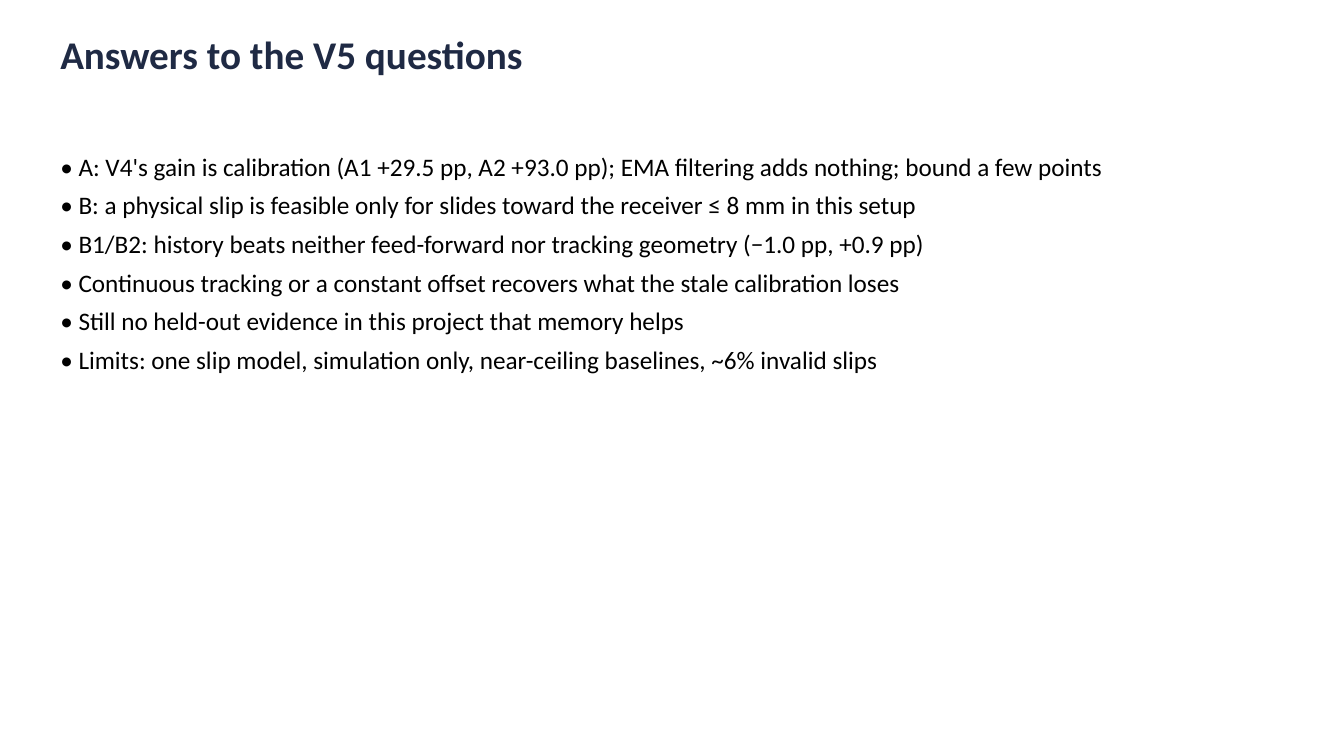
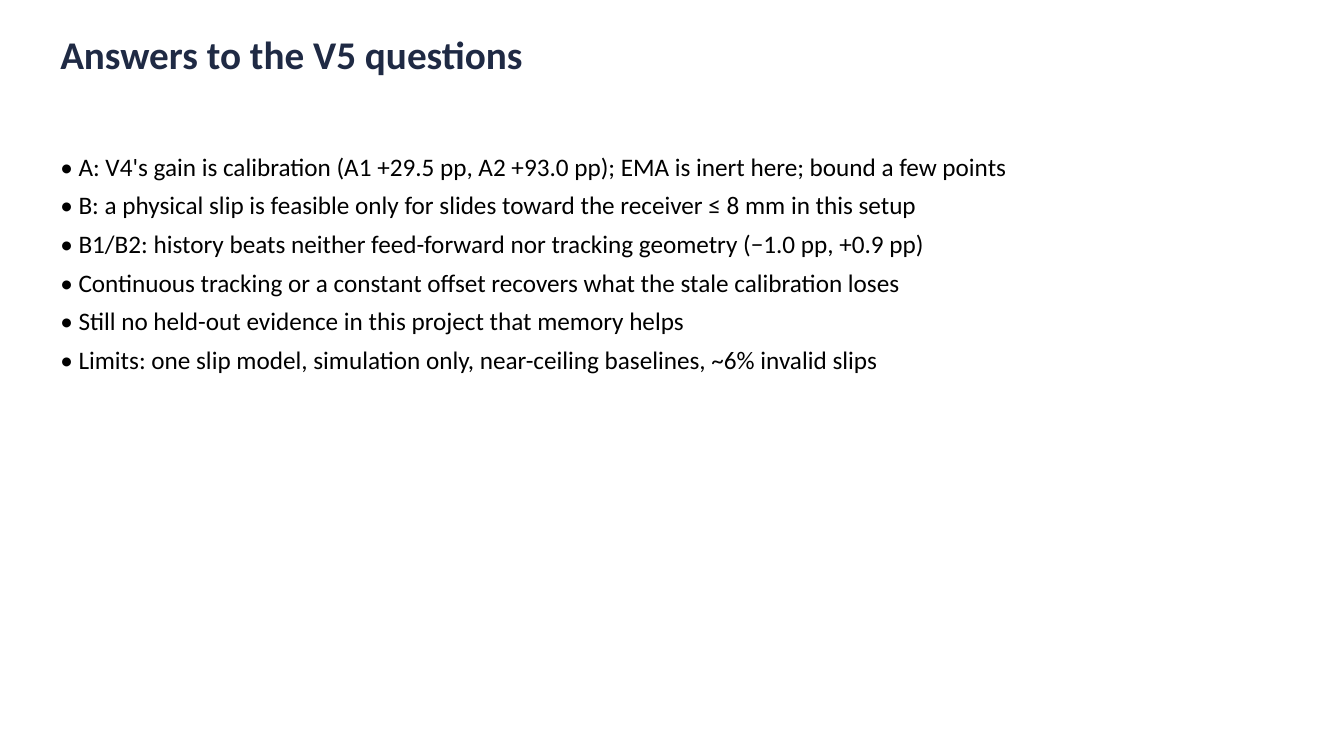
Before and after one commit to ywen0511/CSCI645-Project, a slide deck: slide 12 of report/v5/slides.pptx. Drawn at 1344x756 pixels with LibreOffice and Linux fonts; fonts in the diff are those of the drawing. Boxes give left, top, right and bottom in pixels: in the first picture for what was removed or moved away, otherwise in the second. Text is boxed around its words. In the diff, an @@ line names an element or a change of style, - is before the commit and + after.

```diff
--- a/report/v5/slides.pptx
+++ b/report/v5/slides.pptx
@@ text at box(79, 157, 1006, 181): text changed @@
-• A: V4's gain is calibration (A1 +29.5 pp, A2 +93.0 pp); EMA filtering adds nothing; bound a few points
+• A: V4's gain is calibration (A1 +29.5 pp, A2 +93.0 pp); EMA is inert here; bound a few points
```
Also in this commit, not shown: 2 other slides changed, 30 other files.
